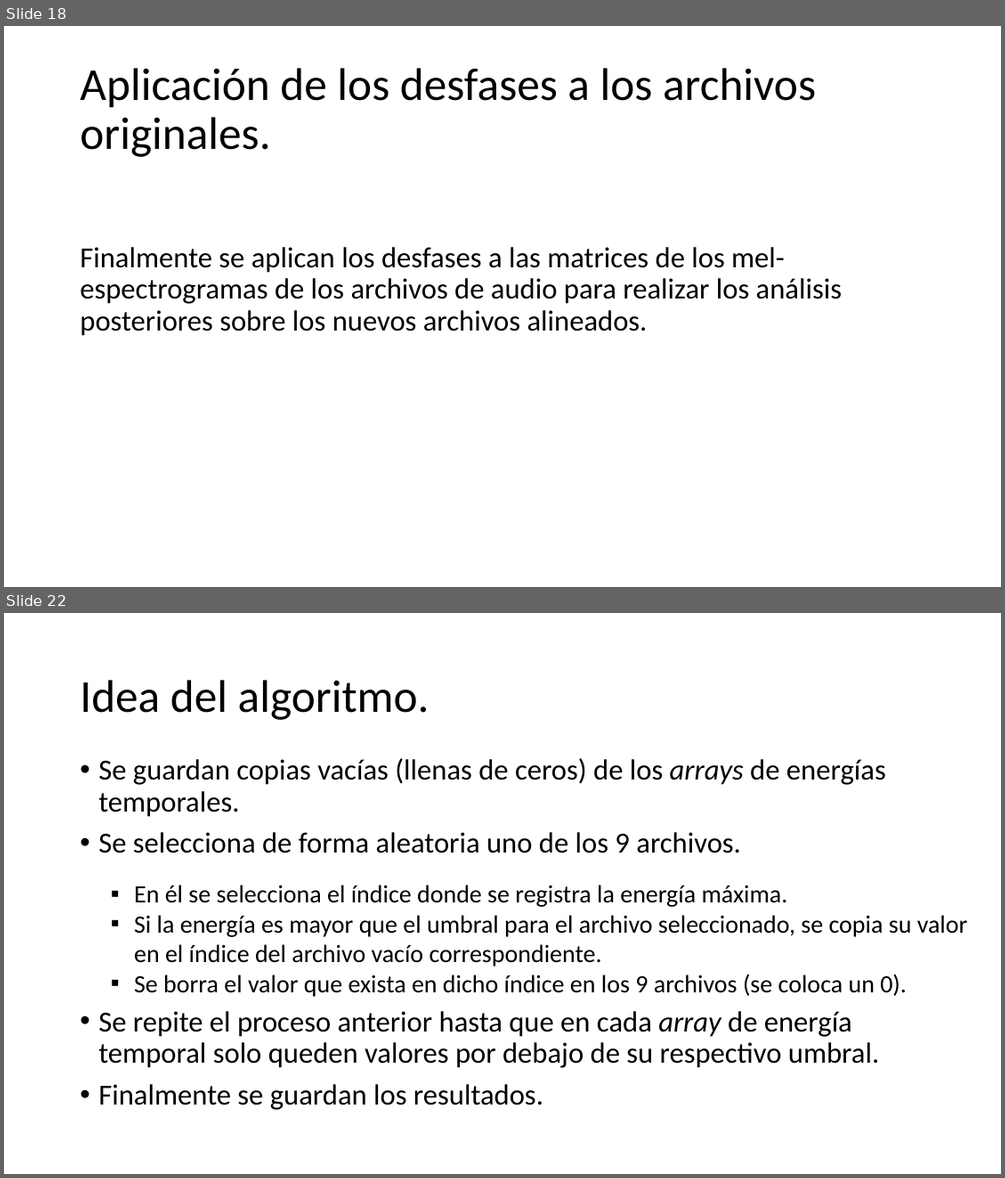
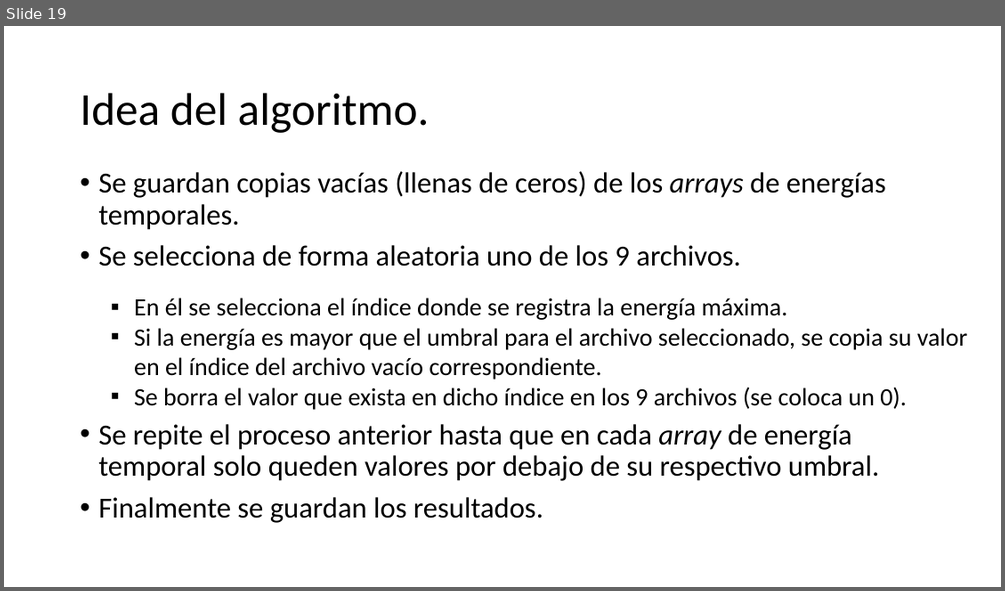
Before and after one commit to DanielMPMatCom/Identifying-Colines.-JCE-MatCom, a slide deck: presentation/Presentation.pptx. Shown one above the other, each under a label of ours: slides 18 and 22 before the commit, slide 19 after it; the slides between them are not shown. The pictures are 1005x1178 and 1005x591 pixels, drawn with LibreOffice and Linux fonts; fonts in the diff are those of the drawing. Boxes give left, top, right and bottom in pixels: in the first picture for what was removed or moved away, otherwise in the second. Text is boxed around its words. In the diff, an @@ line names an element or a change of style, - is before the commit and + after.

```diff
--- a/presentation/Presentation.pptx
+++ b/presentation/Presentation.pptx
@@ slide 18 removed at [4, 26, 1001, 587], background #FFFFFF @@
@@ title removed at [80, 68, 816, 157] @@
-Aplicación de los desfases a los archivos originales.
@@ text removed at [80, 247, 841, 336] @@
-Finalmente se aplican los desfases a las matrices de los mel-espectrogramas de los archivos de audio para realizar los análisis posteriores sobre los nuevos archivos alineados.
@@ what was slide 22 is now slide 19 @@
```
Also in this commit, not shown: 5 slides changed, 4 slides added, 5 other slides removed, 8 other files.
